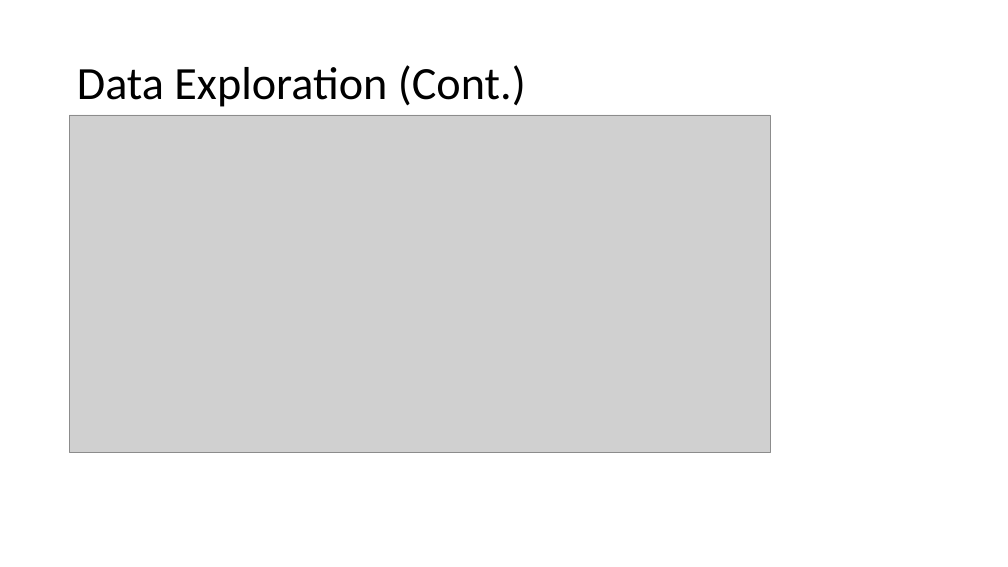
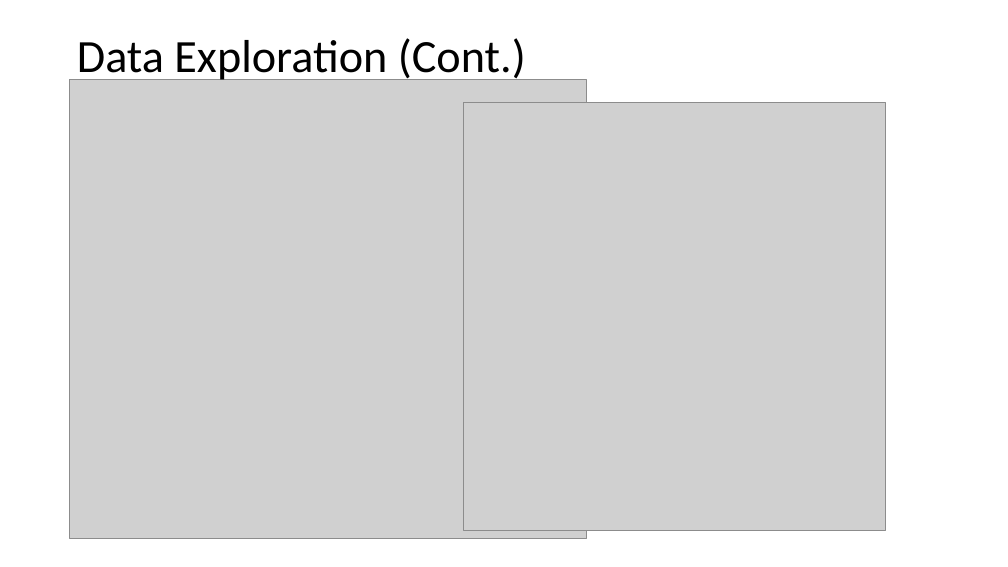
Before and after one commit to mosal2000/ConsumerSpending, a slide deck: slide 5 of Project 1 Presentationv4.pptx (slide 6 before the commit). Drawn at 1008x567 pixels with LibreOffice and Linux fonts; fonts in the diff are those of the drawing; grey boxes stand for pictures; background and template pictures are left out. Boxes give left, top, right and bottom in pixels: in the first picture for what was removed or moved away, otherwise in the second. Text is boxed around its words. In the diff, an @@ line names an element or a change of style, - is before the commit and + after.

```diff
--- a/Project 1 Presentationv4.pptx
+++ b/Project 1 Presentationv4.pptx
@@ title "Data Exploration (Cont.)": place and size @@
-title "Data Exploration (Cont.)" at (77,65,526,107)
+title "Data Exploration (Cont.)" at (77,38,526,83)
@@ picture: place and size @@
-picture at (70,115,771,452)
+picture at (70,80,588,538)
@@ picture added at (463,102,885,530) @@
```
Also in this commit, not shown: 2 other slides changed.
